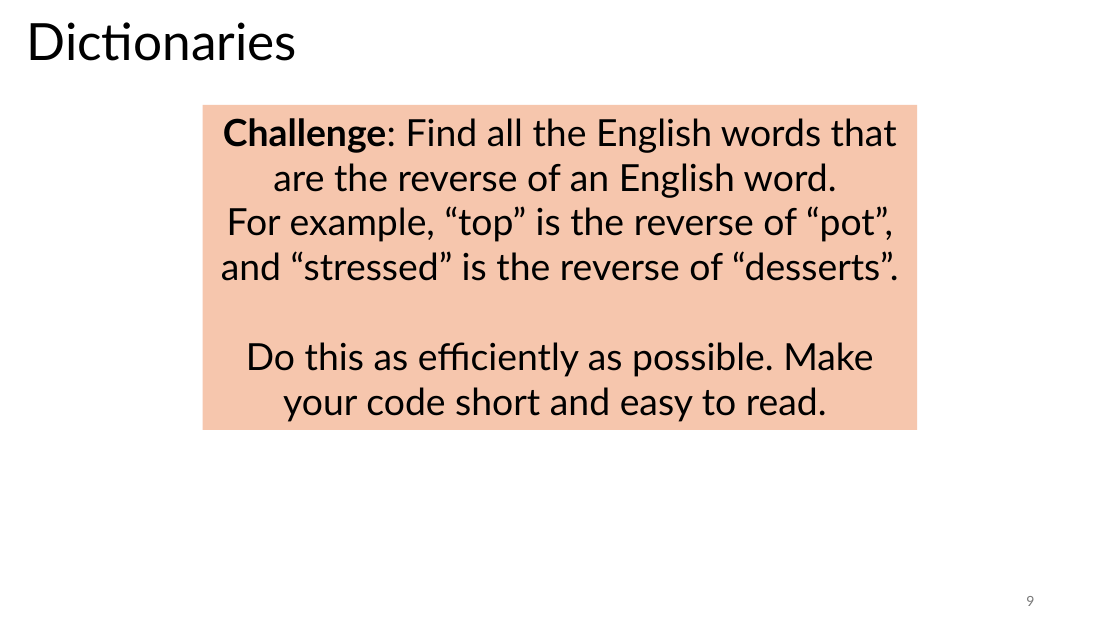
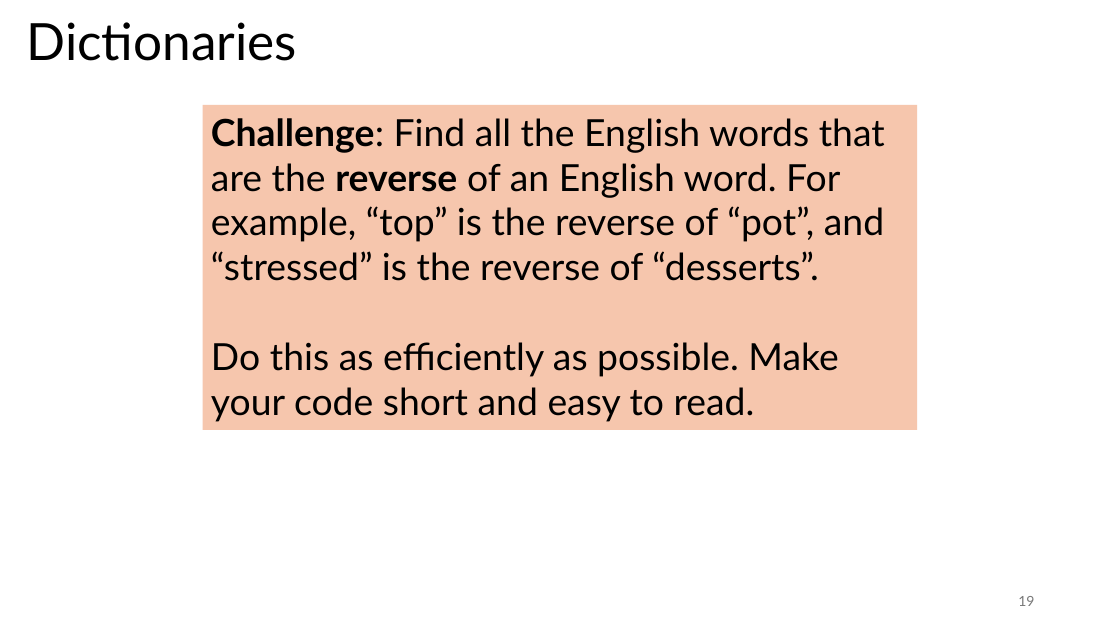
Before and after one commit to tjd1234/cmpt120fall2024, a slide deck: slide 19 of lecture_notes/chapter10/chapter10.pptx (slide 9 before the commit). Drawn at 1120x630 pixels with LibreOffice and Linux fonts; fonts in the diff are those of the drawing. Boxes give left, top, right and bottom in pixels: in the first picture for what was removed or moved away, otherwise in the second. Text is boxed around its words. In the diff, an @@ line names an element or a change of style, - is before the commit and + after.

```diff
--- a/lecture_notes/chapter10/chapter10.pptx
+++ b/lecture_notes/chapter10/chapter10.pptx
@@ text in rectangle at (x1=211, y1=118, x2=885, y2=281): text changed @@
-Challenge: Find all the English words that are the reverse of an English word.
-For example, “top” is the reverse of “pot”, and “stressed” is the reverse of “desserts”.
+Challenge: Find all the English words that are the reverse of an English word. For example, “top” is the reverse of “pot”, and “stressed” is the reverse of “desserts”.
@@ text in rectangle at (x1=211, y1=342, x2=838, y2=422): alignment centre to left @@
@@ page number at (x1=1018, y1=596, x2=1034, y2=606): text changed @@
-9
+19
```
Also in this commit, not shown: 7 other slides changed, 10 slides added, 3 other files.
